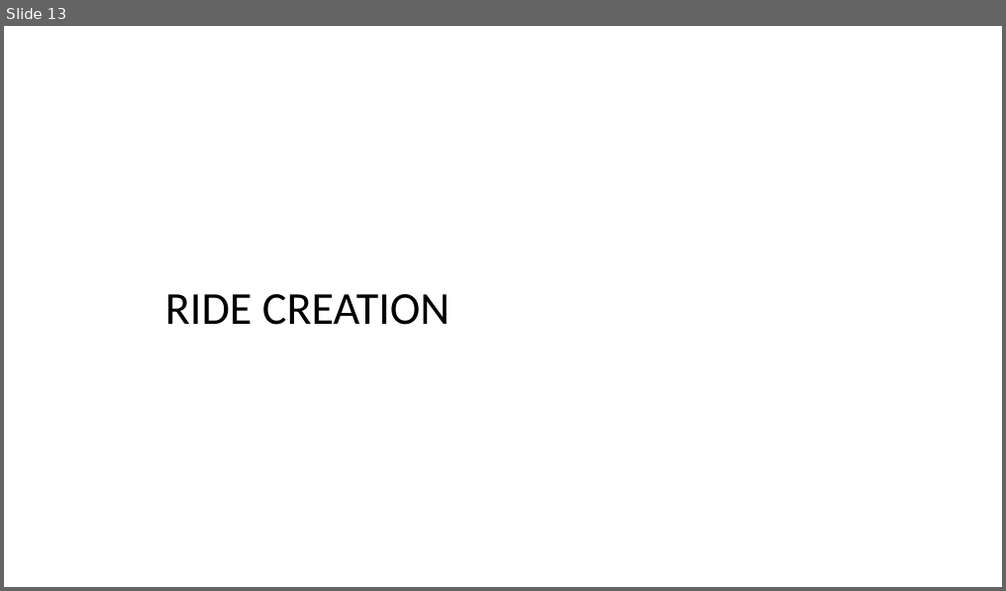
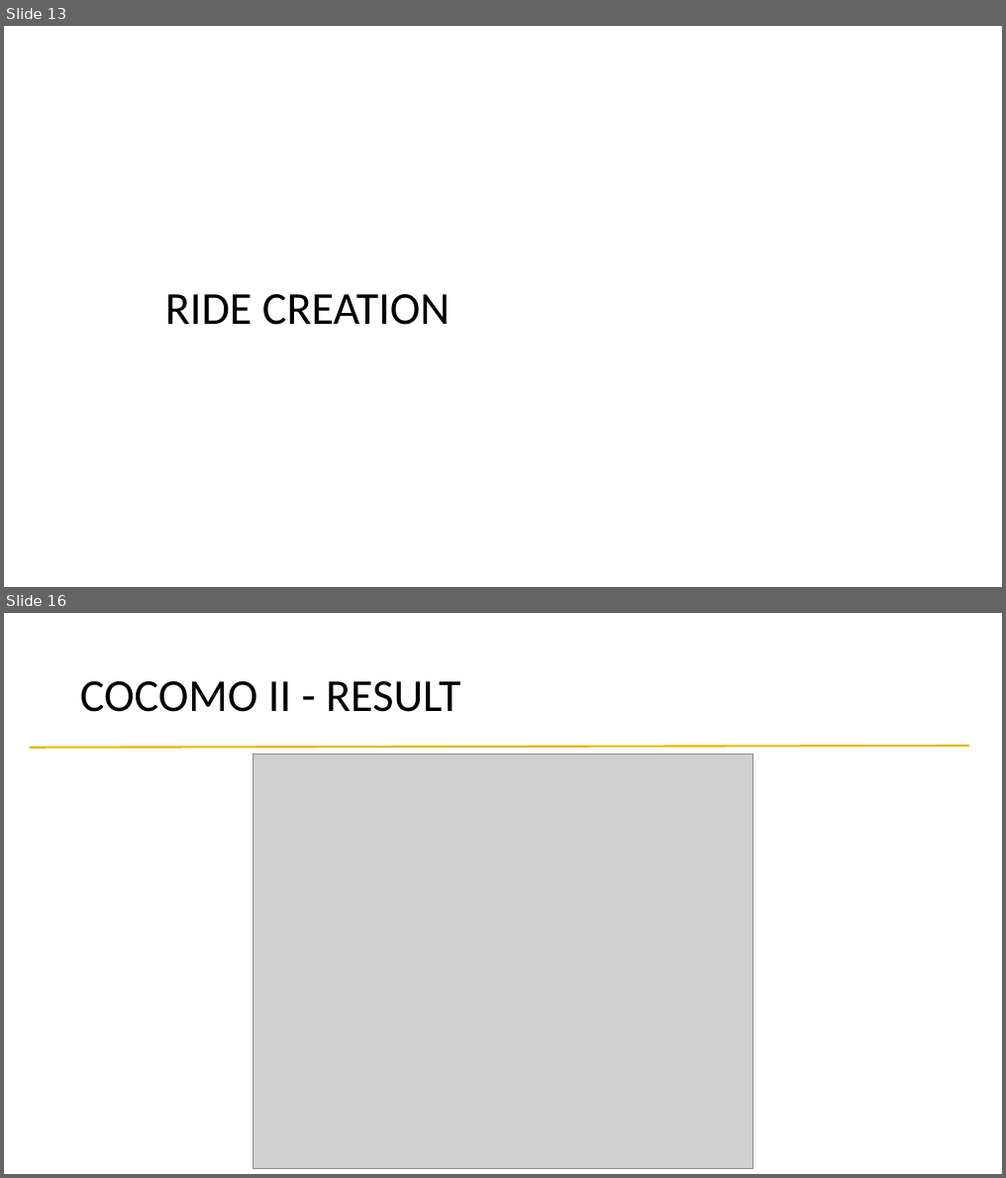
Before and after one commit to alessandrobaldassari/se2-polimi-baldassari-bendin-giarola, a slide deck: Final Presentation/Presentation.pptx. Shown one above the other, each under a label of ours: slide 13 before the commit, slides 13 and 16 after it; the slides between them are not shown. The pictures are 1006x591 and 1006x1178 pixels, drawn with LibreOffice and Linux fonts; fonts in the diff are those of the drawing; grey boxes stand for pictures; background and template pictures are left out. Boxes give left, top, right and bottom in pixels: in the first picture for what was removed or moved away, otherwise in the second. Text is boxed around its words. In the diff, an @@ line names an element or a change of style, - is before the commit and + after.

```diff
--- a/Final Presentation/Presentation.pptx
+++ b/Final Presentation/Presentation.pptx
@@ slide 16 added at <box>4,613,1002,1174</box>, background #FFFFFF @@
@@ title added at <box>80,681,461,712</box>, 44 pt, text #000000 @@
+COCOMO II - RESULT
@@ line added from (30, 748) to (969, 746), #EEB500 2 pt @@
@@ picture added at <box>252,755,752,1169</box> @@
```
Also in this commit, not shown: 3 other slides added, 3 other files.
